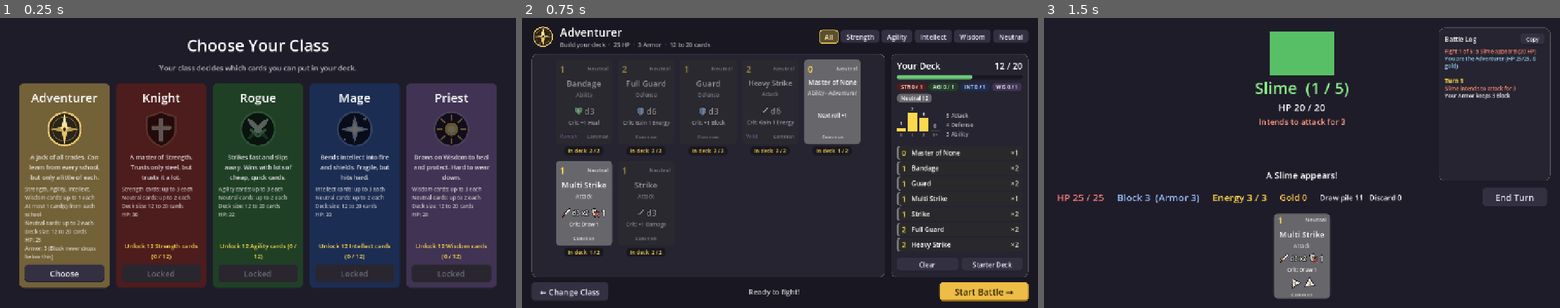
Above: before the commit, frames 1-3 (left to right).
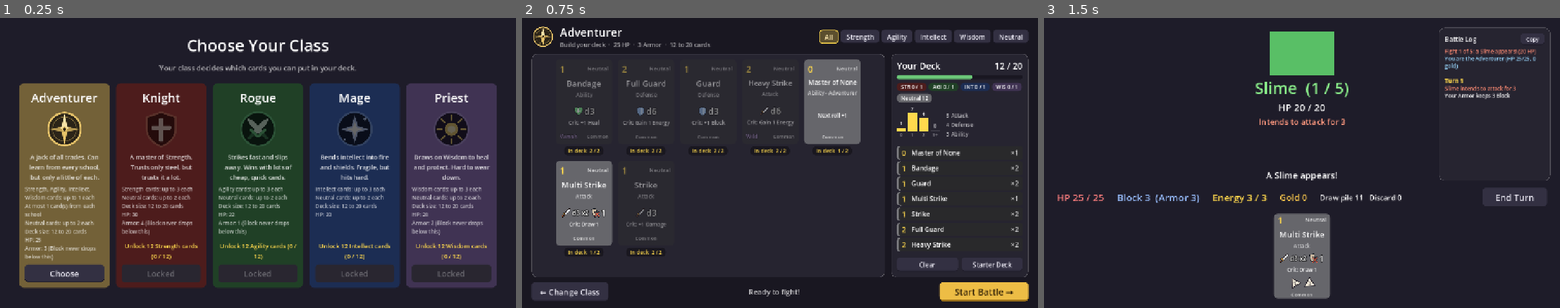
Above: after the commit, the same moments.

Repository: DustyOBrien/card-game
Game: Godot game, scene res://scenes/character_select.tscn
Two runs of this game, one before a commit and one after it. Both use one fixed random seed, a clock stepped at 60 frames per second and the inputs below.
Inputs:
- Up to frame 1 (0.25 s): no input
- Up to frame 2 (0.75 s): click "Choose" at 0.5 s
- Up to frame 3 (1.5 s): click "Start Battle →" at 1.25 s

The runs differ from the first frame. In frame 1, 0.6% of the frame differs, in the area x 23-94%, y 69-75%; in frame 2, nothing differs; in frame 3, nothing differs.

Commit message:
Class Armor values and a bug-fix and speed pass
- Knight 4, Adventurer 3, Priest 2, Rogue 1, Mage 0 Armor.
- Fix: a multi-hit card that killed the enemy on an early hit made it die
  twice (double gold, a fight skipped). Combatants ignore damage once at 0 HP
  and the card stops once the fight is won or lost (Vanish still applies).
- Fix: End Turn couldn't be repeated during the enemy turn (busy guard).
- Speed: Dice.parse compiles its RegEx once and caches formulas (~9x faster).
- Remove unused Dice helpers.

Co-Authored-By: Claude Opus 5.5 (1M context) <noreply@anthropic.com>
Claude-Session: https://claude.ai/code/session_01CUVK6GvsHNmAo5aDb8Qykf

Diff:
--- a/classes/knight.tres
+++ b/classes/knight.tres
@@ -11,6 +11,7 @@
 color = Color(0.6, 0.22, 0.22, 1)
 sort_order = 1
 max_hp = 30
+armor = 4
 unlock_school = 1
 allowed_schools = 1
 max_copies = 3
--- a/classes/priest.tres
+++ b/classes/priest.tres
@@ -11,6 +11,7 @@
 color = Color(0.5, 0.4, 0.65, 1)
 sort_order = 4
 max_hp = 28
+armor = 2
 unlock_school = 8
 allowed_schools = 8
 max_copies = 3
--- a/classes/rogue.tres
+++ b/classes/rogue.tres
@@ -11,6 +11,7 @@
 color = Color(0.25, 0.5, 0.3, 1)
 sort_order = 2
 max_hp = 22
+armor = 1
 unlock_school = 2
 allowed_schools = 2
 max_copies = 3
--- a/scripts/battle.gd
+++ b/scripts/battle.gd
@@ -87,6 +87,7 @@
 
 func start_battle() -> void:
 	game_over = false
+	busy = false
 	game_over_screen.visible = false
 	GameState.ensure_ready()
 	player.max_hp = GameState.character_class.max_hp  # Each class has its own HP...
@@ -162,7 +163,9 @@
 	hand.clear()
 	refresh_hand()
 
+	busy = true  # Nothing can be played (or End Turn pressed again) during the enemy's turn.
 	await enemy_turn()  # `await` waits for enemy_turn() to finish.
+	busy = false
 	if not game_over:
 		start_player_turn()
 
@@ -273,8 +276,15 @@
 
 	# Apply each effect the card has. A card can have several.
 	for hit: int in result.hits:  # Each hit goes through the enemy's Block on its own.
+		if game_over:
+			break  # An earlier hit already won the fight.
 		enemy.take_damage(hit)
 		battle_log.add("%s takes %d damage (HP %d/%d)" % [enemy.display_name, hit, enemy.hp, enemy.max_hp])
+	if game_over:
+		# The fight is over, so the rest of the card (draws, heals...) doesn't matter.
+		put_away(card)  # But a Vanish card still Vanishes.
+		busy = false
+		return
 	if card.has_type(CardData.CardType.ATTACK):
 		next_attack_bonus = 0  # An Attack card uses up the waiting attack bonus (Rage).
 	if result.block > 0:
@@ -291,6 +301,10 @@
 	if card.lose_hp > 0:
 		player.lose_hp(card.lose_hp)
 		battle_log.add("You lose %d HP (HP %d/%d)" % [card.lose_hp, player.hp, player.max_hp])
+		if game_over:
+			put_away(card)
+			busy = false
+			return  # That was the last of your HP.
 	if card.draw_if_full_hp > 0 and was_at_full_hp:
 		await draw_cards(card.draw_if_full_hp)
 	# Save bonuses for later cards.
@@ -317,6 +331,13 @@
 		message_label.text = crit_text
 		battle_log.add("Critical! %s" % card.critical + (" (x%d)" % result.crits if result.crits > 1 else ""), BattleLog.CRIT_COLOR)
 
+	put_away(card)
+	busy = false
+	refresh_hand()
+
+
+# A played card is done: into the discard pile, or gone for the run if it Vanishes.
+func put_away(card: CardData) -> void:
 	card.roll_result = {}  # It rolls again next time.
 	if card.vanish:
 		# Gone for the rest of the run: it doesn't go to the discard pile, and
@@ -324,12 +345,10 @@
 		if card.has_meta("deck_index"):
 			GameState.vanished.append(card.get_meta("deck_index"))
 		battle_log.add("%s Vanishes for the rest of the run" % card.card_name, BattleLog.DIM_COLOR)
-		if message_label.text.is_empty():
+		if message_label.text.is_empty() and not game_over:
 			message_label.text = "%s Vanished" % card.card_name
 	else:
 		discard_pile.append(card)  # The played card goes to the discard pile like everything else.
-	busy = false
-	refresh_hand()
 
 
 # The bonuses waiting right now, in the form CardRoller.resolve() wants.
--- a/scripts/combatant.gd
+++ b/scripts/combatant.gd
@@ -38,6 +38,8 @@
 
 
 func take_damage(amount: int) -> void:
+	if hp == 0:
+		return  # Already defeated. (Multi Strike's 2nd hit mustn't make it "die" twice.)
 	# Block soaks up damage first, then the rest comes off HP.
 	var blocked := mini(block, amount)  # mini() = min() for ints
 	block -= blocked
@@ -50,6 +52,8 @@
 
 # Losing HP (from your own cards) skips Block and goes straight to HP.
 func lose_hp(amount: int) -> void:
+	if hp == 0:
+		return
 	hp = maxi(hp - amount, 0)
 	stats_changed.emit()
 	if hp == 0:
--- a/scripts/dice.gd
+++ b/scripts/dice.gd
@@ -8,7 +8,7 @@
 #   "6"      no dice, just 6                (always 6)
 #
 # Every function here is `static`: you call it on the class itself, like
-# Dice.roll("2d3+2"), without making a Dice object first. (Like a Python
+# Dice.parse("2d3+2"), without making a Dice object first. (Like a Python
 # module full of functions.)
 class_name Dice
 extends RefCounted
@@ -18,6 +18,13 @@
 # The parts in ( ) are "groups" we can read back out afterwards.
 const PATTERN := "^(\\d*)d(\\d+)([+-]\\d+)?$"
 
+# `static var` is shared by every use of the class (like a Python class
+# variable). The battle reads the same few formulas ("d3", "d6") hundreds of
+# times a second while you drag a card, so we compile the RegEx only once and
+# remember every formula we've already read.
+static var _regex: RegEx
+static var _cache := {}
+
 
 # Is this text a dice formula we understand? Blank text is "no dice".
 static func is_valid(text: String) -> bool:
@@ -26,13 +33,22 @@
 
 # "2d3+2" -> {"count": 2, "sides": 3, "bonus": 2}. "6" -> {"count": 0, "sides": 0, "bonus": 6}.
 # Bad or blank text gives {}.
+# Don't change the Dictionary you get back: it's shared through the cache.
 static func parse(text: String) -> Dictionary:
+	if not _cache.has(text):
+		_cache[text] = _read(text)
+	return _cache[text]
+
+
+# The actual reading, done once per formula (parse() remembers the answer).
+static func _read(text: String) -> Dictionary:
 	text = text.strip_edges()
 	if text.is_valid_int():
 		return {"count": 0, "sides": 0, "bonus": text.to_int()}  # A plain number: no dice to roll.
-	var regex := RegEx.new()
-	regex.compile(PATTERN)
-	var found := regex.search(text.strip_edges().to_lower().replace(" ", ""))
+	if _regex == null:
+		_regex = RegEx.new()
+		_regex.compile(PATTERN)
+	var found := _regex.search(text.to_lower().replace(" ", ""))
 	if found == null:
 		return {}
 	var count_text := found.get_string(1)
@@ -58,41 +74,3 @@
 	for i in dice.count:
 		results.append(randi_range(1, dice.sides))
 	return results
-
-
-# Roll the dice. Returns each die AND the total, so we can show the working:
-# {"dice": [2, 3], "bonus": 2, "total": 7}
-static func roll(text: String) -> Dictionary:
-	var dice := parse(text)
-	var results: Array[int] = []
-	for i in dice.count:
-		results.append(randi_range(1, dice.sides))
-	var total: int = dice.bonus
-	for value in results:
-		total += value
-	return {"dice": results, "bonus": dice.bonus, "total": maxi(total, 0)}
-
-
-# The lowest possible total: every die rolls a 1.
-static func min_total(text: String) -> int:
-	var dice := parse(text)
-	return maxi(dice.count + dice.bonus, 0)
-
-
-# The highest possible total: every die rolls its top number.
-static func max_total(text: String) -> int:
-	var dice := parse(text)
-	return dice.count * dice.sides + dice.bonus
-
-
-# Shows the working, e.g. "[2] [3] + 2 = 7"
-static func describe_roll(result: Dictionary) -> String:
-	var parts: Array[String] = []
-	for value in result.dice:
-		parts.append("[%d]" % value)
-	var text := " ".join(parts)
-	if result.bonus > 0:
-		text += " + %d" % result.bonus
-	elif result.bonus < 0:
-		text += " - %d" % -result.bonus
-	return "%s = %d" % [text, result.total]
